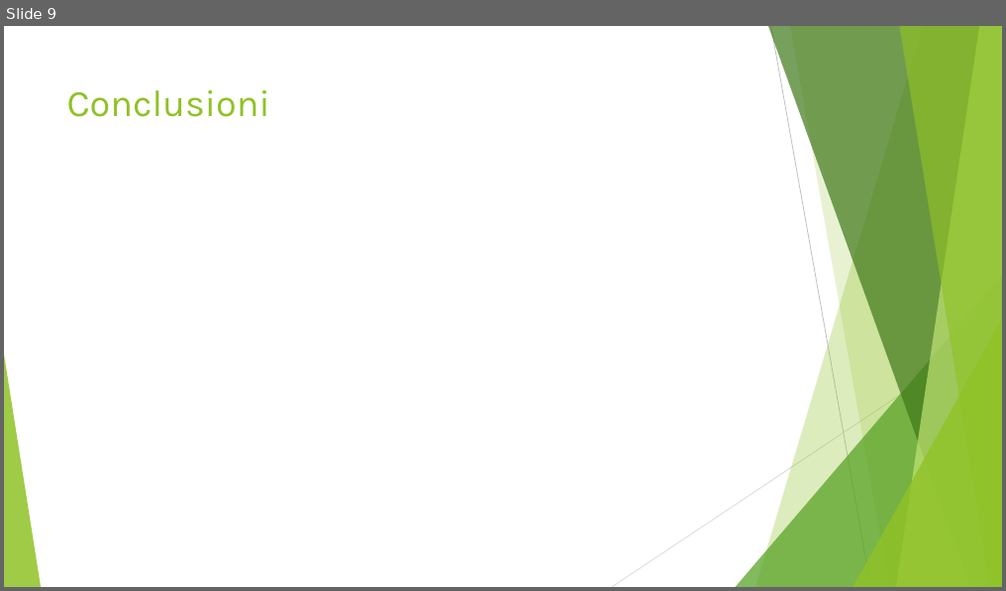
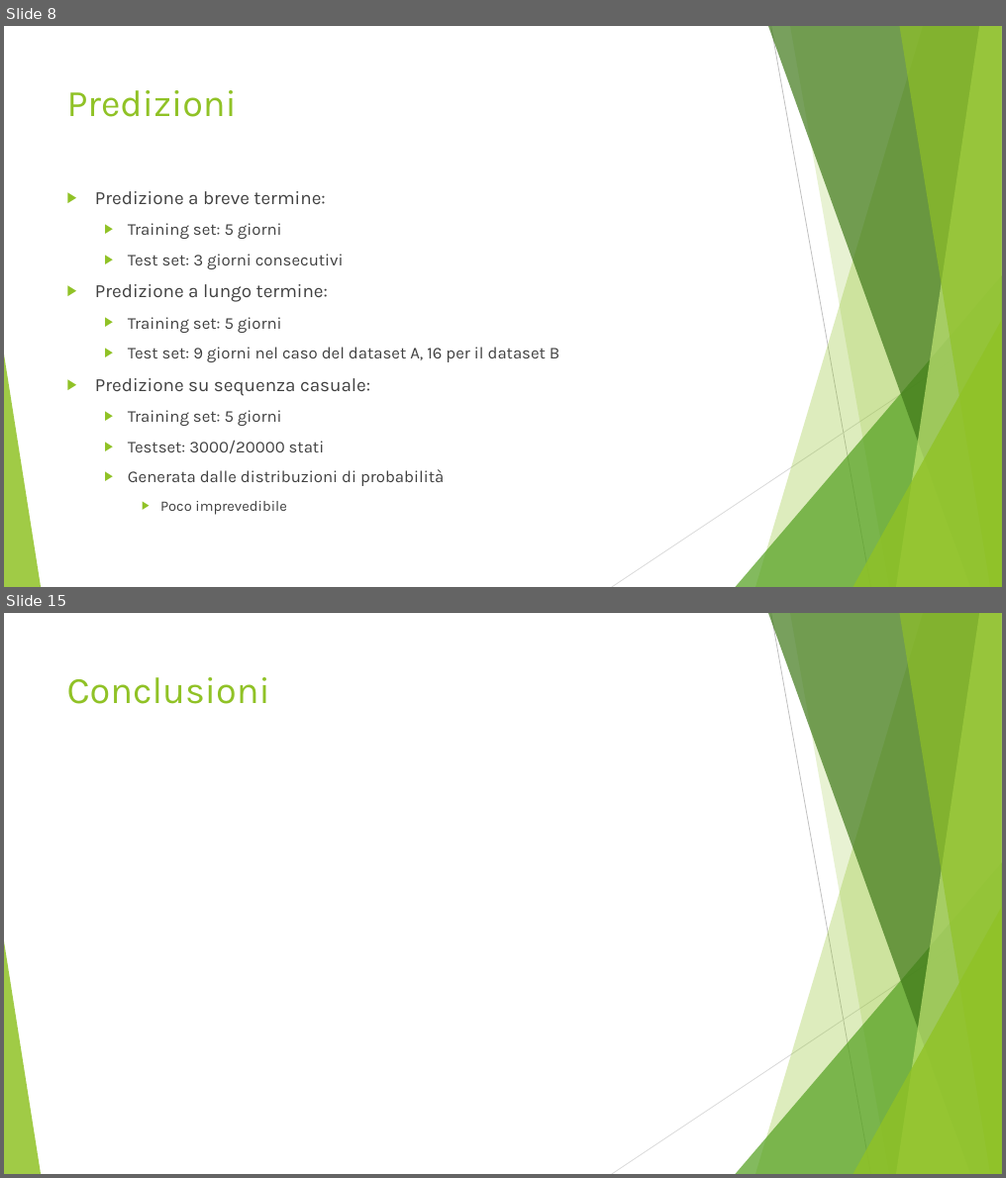
Before and after one commit to CostantiniMatteo/progetto-mpd, a slide deck: presentazione.pptx. Shown one above the other, each under a label of ours: slide 9 before the commit, slides 8 and 15 after it; the slides between them are not shown. The pictures are 1006x591 and 1006x1178 pixels, drawn with LibreOffice and Linux fonts; fonts in the diff are those of the drawing. Boxes give left, top, right and bottom in pixels: in the first picture for what was removed or moved away, otherwise in the second. Text is boxed around its words. In the diff, an @@ line names an element or a change of style, - is before the commit and + after.

```diff
--- a/presentazione.pptx
+++ b/presentazione.pptx
@@ slide 8 added at (x1=4, y1=26, x2=1002, y2=587), background #FFFFFF; not listed: 10 template elements that a slide beside it also shows @@
@@ title added at (x1=67, y1=90, x2=237, y2=117), 36 pt, text #90C226 @@
+Predizioni
@@ text added at (x1=95, y1=191, x2=559, y2=515), 16 pt, text #404040 @@
+▶ Predizione a breve termine:
+  ▶ Training set: 5 giorni
+  ▶ Test set: 3 giorni consecutivi
+▶ Predizione a lungo termine:
+  ▶ Training set: 5 giorni
+  ▶ Test set: 9 giorni nel caso del dataset A, 16 per il dataset B
+▶ Predizione su sequenza casuale:
+  ▶ Training set: 5 giorni
+  ▶ Testset: 3000/20000 stati
+  ▶ Generata dalle distribuzioni di probabilità
+    ▶ Poco imprevedibile
@@ what was slide 9 is now slide 15 @@
```
Also in this commit, not shown: 3 slides changed, 10 other slides added, 5 slides removed, 3 other files.
